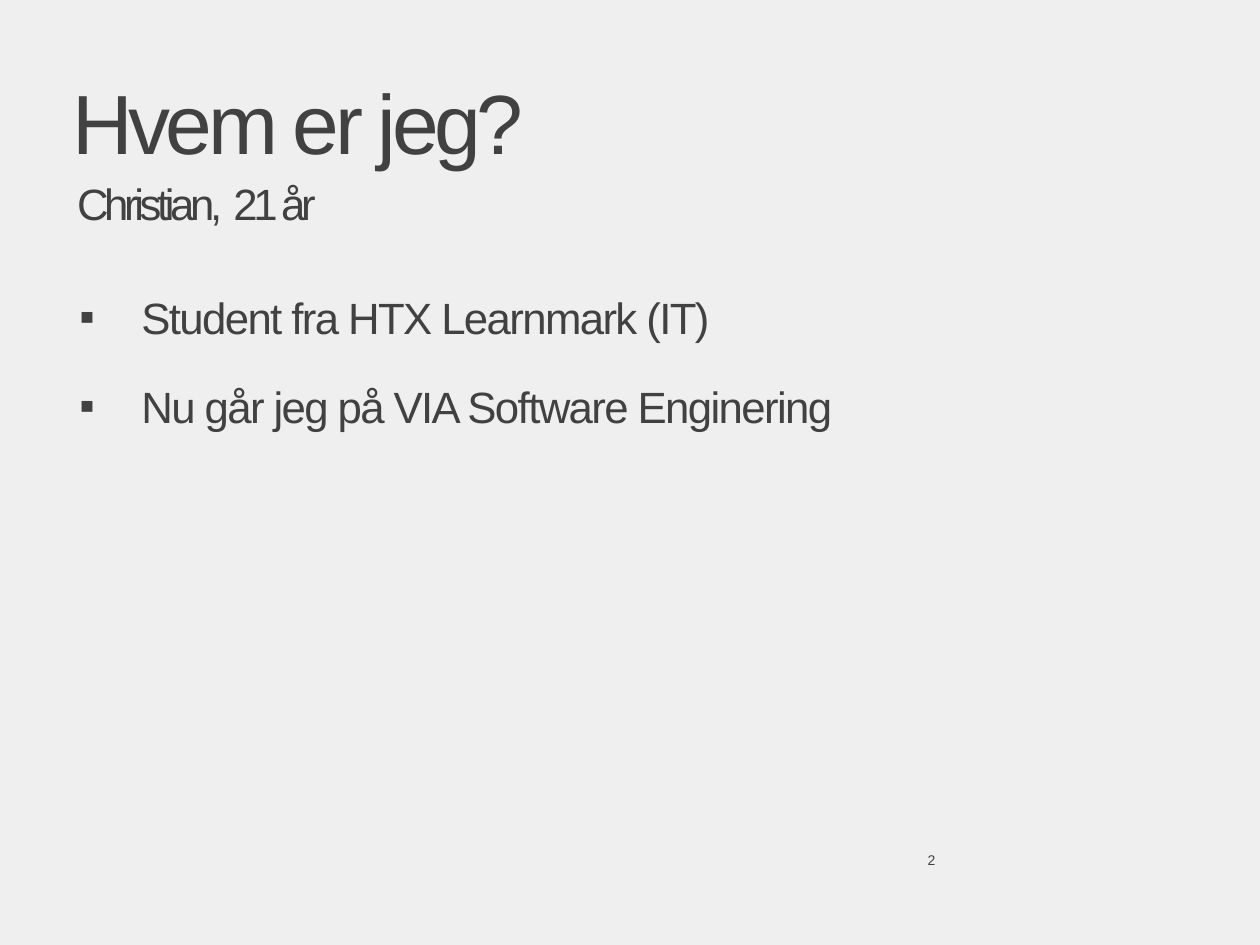
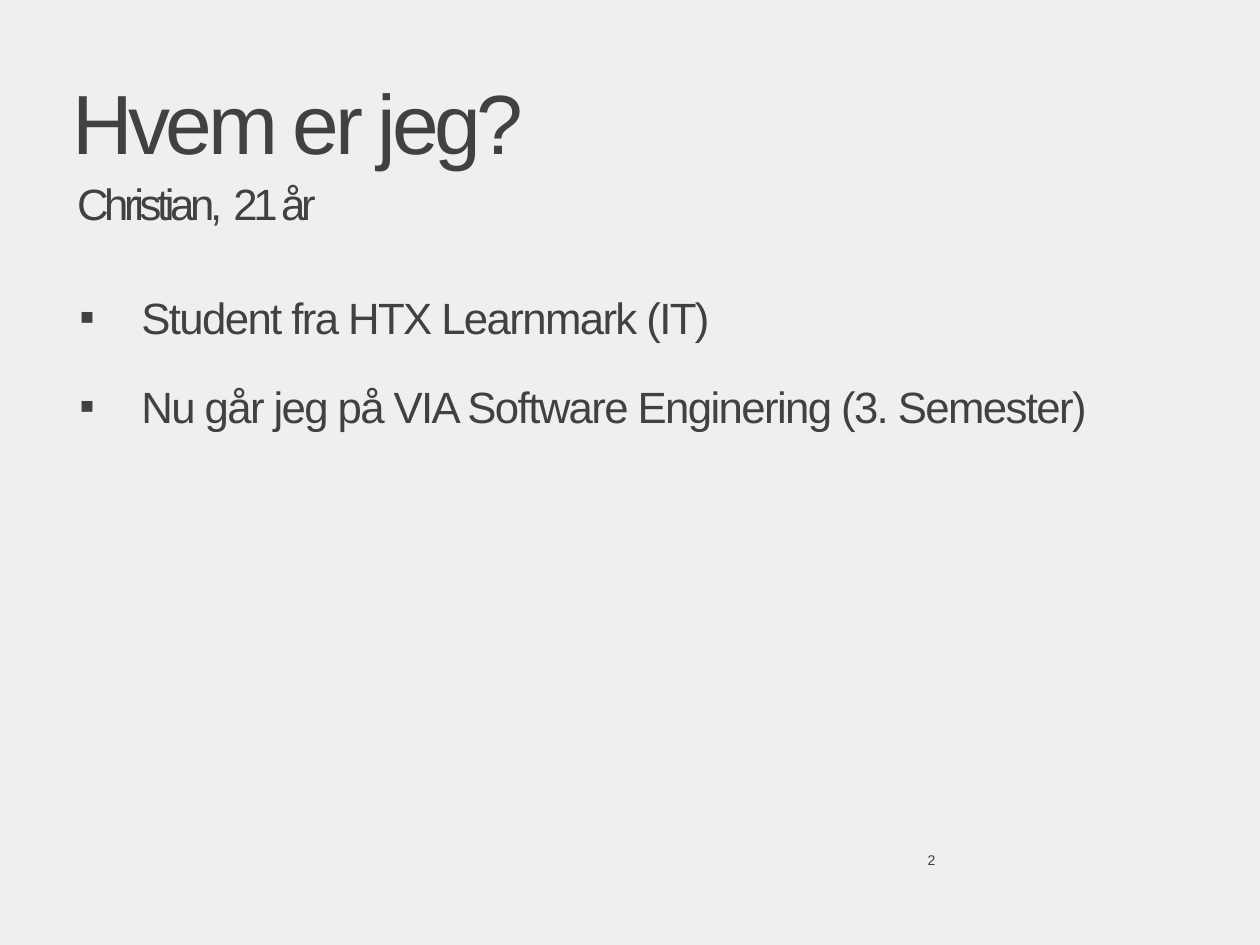
Before and after one commit to soenderup21/IT-Snyd-Og-Bedrag, a slide deck: slide 2 of Praesentation IT_SnydOgBedrag.pptx. Drawn at 1260x945 pixels with LibreOffice and Linux fonts; fonts in the diff are those of the drawing; background and template pictures are left out. Boxes give left, top, right and bottom in pixels: in the first picture for what was removed or moved away, otherwise in the second. Text is boxed around its words. In the diff, an @@ line names an element or a change of style, - is before the commit and + after.

```diff
--- a/Praesentation IT_SnydOgBedrag.pptx
+++ b/Praesentation IT_SnydOgBedrag.pptx
@@ text at bbox=[141, 388, 1087, 432]: text changed @@
-▪ Nu går jeg på VIA Software Enginering
+▪ Nu går jeg på VIA Software Enginering (3. Semester)
```
Also in this commit, not shown: 4 other slides changed, 1 other file.
